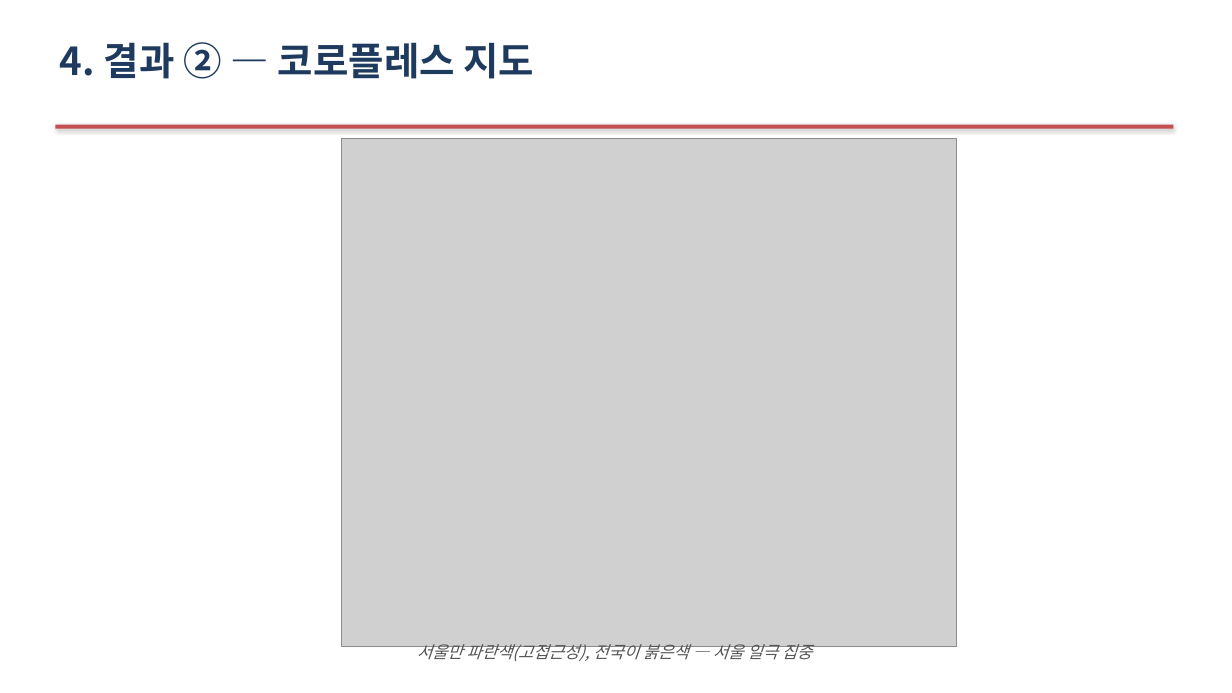
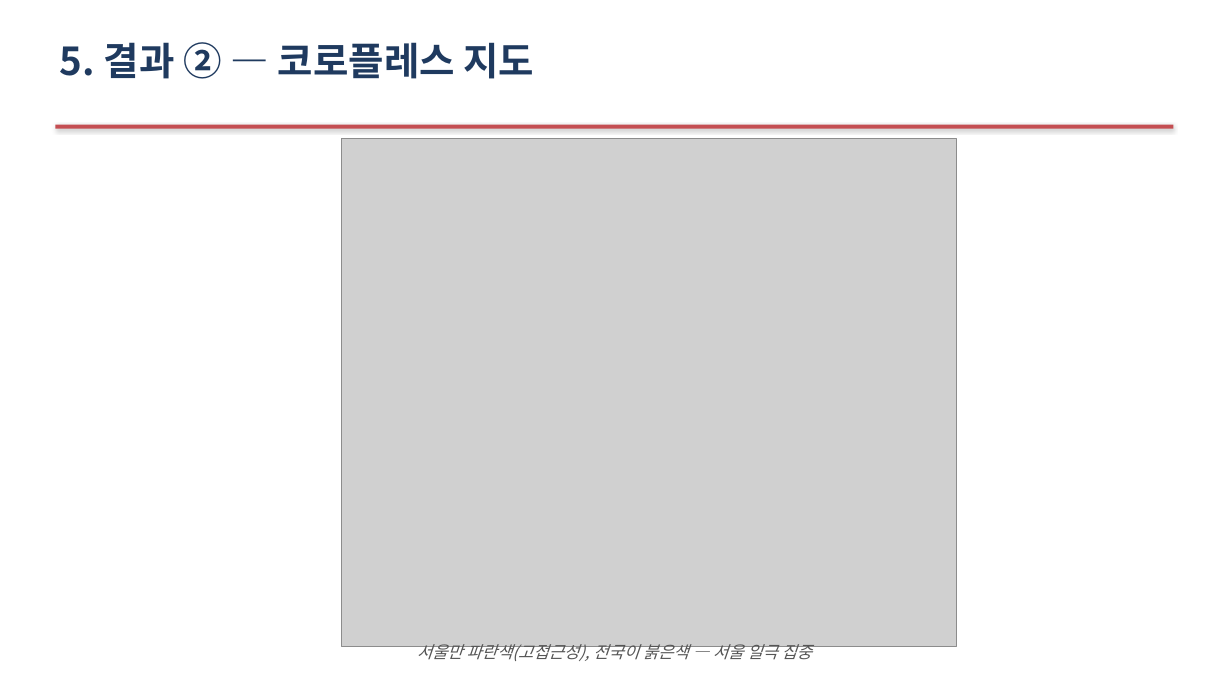
Before and after one commit to Allenkeem/llai-project, a slide deck: slide 8 of reports/발표자료.pptx (slide 6 before the commit). Drawn at 1232x693 pixels with LibreOffice and Linux fonts; fonts in the diff are those of the drawing; grey boxes stand for pictures. Boxes give left, top, right and bottom in pixels: in the first picture for what was removed or moved away, otherwise in the second. Text is boxed around its words. In the diff, an @@ line names an element or a change of style, - is before the commit and + after.

```diff
--- a/reports/발표자료.pptx
+++ b/reports/발표자료.pptx
@@ text at (x1=60, y1=42, x2=535, y2=79): text changed @@
-4. 결과 ② — 코로플레스 지도
+5. 결과 ② — 코로플레스 지도
```
Also in this commit, not shown: 10 other slides changed, 2 slides added, 2 other files.
